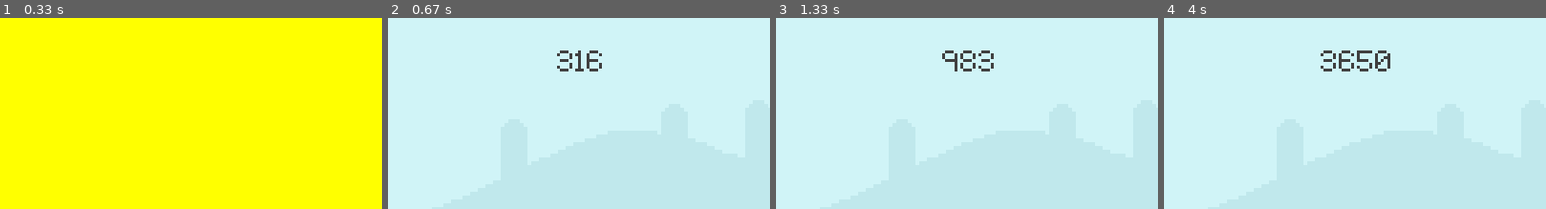
Above: before the commit, frames 1-4 (left to right).
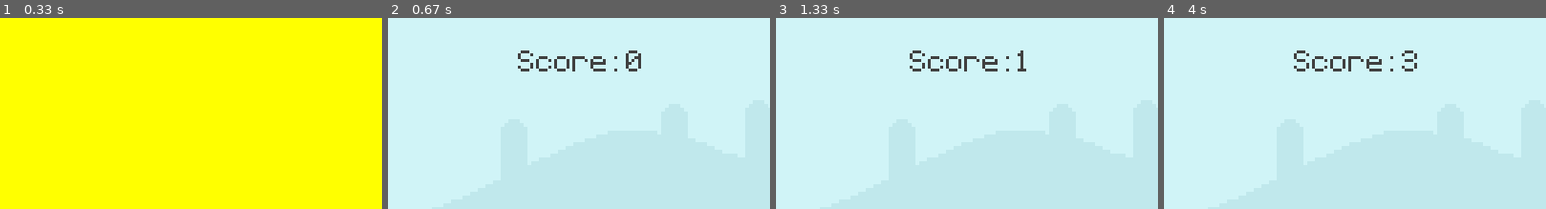
Above: after the commit, the same moments.

Repository: SztGellert/PygameProject
Game: pygame game, started from main.py
Same seed, same stepped clock (60 frames per second), same inputs: the game is played once before the commit and once after it.
Inputs:
- Up to frame 1 (0.33 s): no input
- Up to frame 2 (0.67 s): tap Space at 0.33 s
- Up to frame 3 (1.33 s): tap Space at 0.67, 1.07 s
- Up to frame 4 (4 s): tap Space at 1.37, 1.9, 2.2, 2.97, 3.73 s
The pictures show only the part of the screen within x 25-75%, y 0-50%; the shares and areas given below are measured in that part.

Frame 1 is identical in both runs. In frame 2, 1.3% of the frame differs, in the area x 34-67%, y 17-28%; in frame 3, 1.1%; in frame 4, 1.4%.

Commit message:
use score title

Diff:
--- a/main.py
+++ b/main.py
@@ -5,8 +5,8 @@
 from sys import exit
 
 def display_score():
-    current_time = pygame.time.get_ticks() - start_time
-    score_surf = test_font.render(str(current_time), False, (64,64,64))
+    current_time = int(pygame.time.get_ticks() / 1000) - start_time
+    score_surf = test_font.render(f'Score: {current_time}', False, (64,64,64))
     score_rect = score_surf.get_rect(center = (400,50))
     screen.blit(score_surf, score_rect)
 
@@ -48,7 +48,7 @@
                     if event.key == pygame.K_SPACE:
                         game_active = True
                         snail_rect.right=800
-                        start_time = pygame.time.get_ticks()
+                        current_time = int(pygame.time.get_ticks() / 1000)
         if game_active:
             screen.blit(sky_surface, (0,0))
             screen.blit(ground_surface, (0,300))
